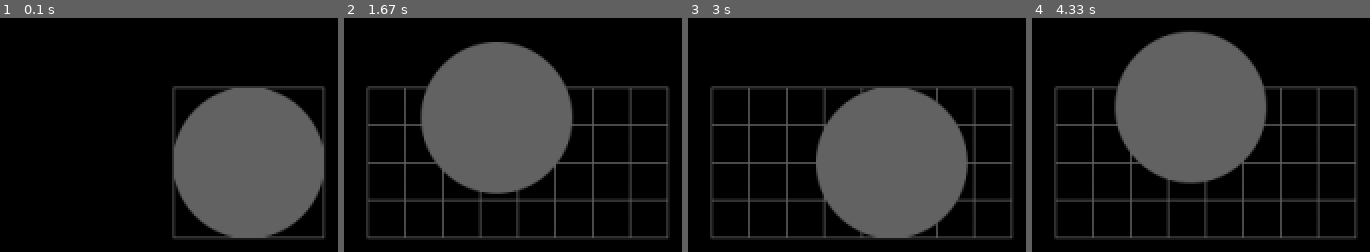
Above: before the commit, frames 1-4 (left to right).
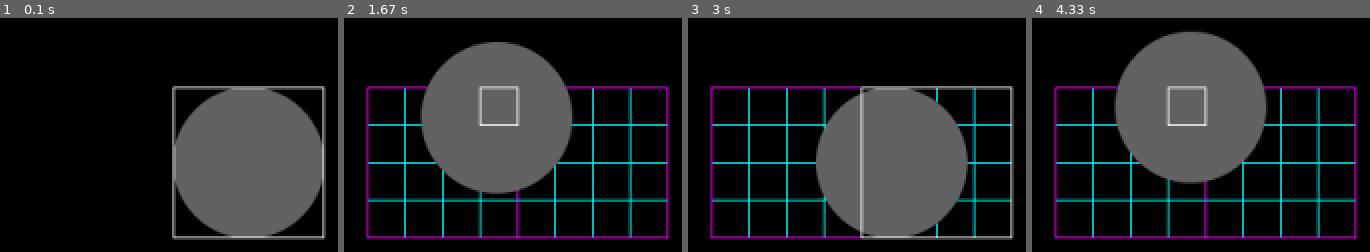
Above: after the commit, the same moments.

Repository: MathewKJ2048/pygame-jam-spring-2025
Game: pygame game, started from src/main.py
Same seed, same stepped clock (60 frames per second), same inputs: the game is played once before the commit and once after it.
Inputs:
- Up to frame 1 (0.1 s): no input
- Up to frame 2 (1.67 s): tap S at 0.33, 1.65 s; hold Right 0.67-1.13 s; hold Up 1.17-1.47 s; hold Right from 1.5 s (still down)
- Up to frame 3 (3 s): release Right at 1.97 s; hold Left 2-2.53 s; hold Down 2.57-2.87 s; hold Left from 2.9 s (still down)
- Up to frame 4 (4.33 s): tap S at 3.05 s; release Left at 3.3 s; hold Up 3.33-3.7 s; hold Right from 3.73 s (still down)

The runs differ from the first frame. In frame 1, 3.0% of the frame differs, in the area x 50-97%, y 29-95%; in frame 2, 8.9%; in frame 3, 8.7%; in frame 4, 9.1%, in the area x 6-97%, y 29-95%.

Commit message:
rendering improvements

Diff:
--- a/src/builder.py
+++ b/src/builder.py
@@ -1,9 +1,9 @@
 from conf import *
 from object import *
 
-class Builder:
+class Builder(GameObject):
 	def __init__(self):
-		self.r = Vector2(0,0)
+		super().__init__()
 		self.v = Vector2(0,0)
 		self.scale = 1
 	def evolve(self,dt):
--- a/src/colors.py
+++ b/src/colors.py
@@ -1 +1,6 @@
 BACKGROUND = (0,0,0)
+
+WHITE = (255,255,255)
+CYAN = (0,255,255)
+MAGENTA = (255,0,255)
+YELLOW = (255,255,0)
--- a/src/game.py
+++ b/src/game.py
@@ -15,6 +15,7 @@
 
 	def evolve(self,dt):
 		self.builder.evolve(dt)
+		self.builder.parent = self.get_current_space()
 		self.init_space_at_builder()
 		pass
 	def exit(self):
--- a/src/object.py
+++ b/src/object.py
@@ -4,4 +4,3 @@
 	def __init__(self):
 		self.r = Vector2(0,0)
 		self.parent = None
-		self.children = []
--- a/src/render.py
+++ b/src/render.py
@@ -5,21 +5,34 @@
 	y = r.y
 	return (WIDTH/2+game.scale*x*CAMERA_CONSTANT_SCALE,HEIGHT/2-game.scale*y*CAMERA_CONSTANT_SCALE)
 
-def render_space(surface,s,game):
+def render_space(surface,s,game,color_override = None):
 	r = s.r
 	neighbours = [Vector2(1/2,1/2),Vector2(1/2,-1/2),Vector2(-1/2,-1/2),Vector2(-1/2,1/2)]
 	screen_points = [project(r+n*s.size,game) for n in neighbours]
-	pygame.draw.polygon(surface,(100,100,100),screen_points,width=1)
+	color = MAGENTA
+	if s.level % 2 == 1:
+		color = CYAN
+	if color_override:
+		color = color_override
+	pygame.draw.polygon(surface,color,screen_points,width=1)
 
 def render_object(surface,o,game):
 	r = o.r
 	size = CAMERA_CONSTANT_SCALE/2 * game.scale * o.scale
 	pygame.draw.aacircle(surface,(100,100,100),project(r,game),size)
 
+def render_builder(surface,b,game):
+	render_object(surface, game.builder, game)
+	if b.parent:
+		render_space(surface, b.parent, game, color_override=WHITE)
+
 def render(game):
 	surface = pygame.Surface((WIDTH,HEIGHT))
 	surface.fill(BACKGROUND)
+	def key(s):
+		return -s.level
+	game.spaces.sort(key=key)
 	for s in game.spaces:
 		render_space(surface,s,game)
-	render_object(surface, game.builder, game)
+	render_builder(surface, game.builder, game)
 	return surface
--- a/src/space.py
+++ b/src/space.py
@@ -4,6 +4,7 @@
 class Space(GameObject):
 	def __init__(self,parent=None):
 		super().__init__()
+		self.children = []
 		if parent:
 			self.parent = parent
 			self.level = parent.level+1
@@ -25,8 +26,7 @@
 		for i in range(N):
 			for j in range(N):
 				ct+=1
-				s = Space()
-				s.size = new_size
+				s = Space(parent=self)
 				s.r = self.r - (I+J)*self.size/2 + (I+J)*new_size/2 + i*I*new_size + j*J*new_size
 				self.children.append(s)
 		assert ct == SUBDIVISION*SUBDIVISION
